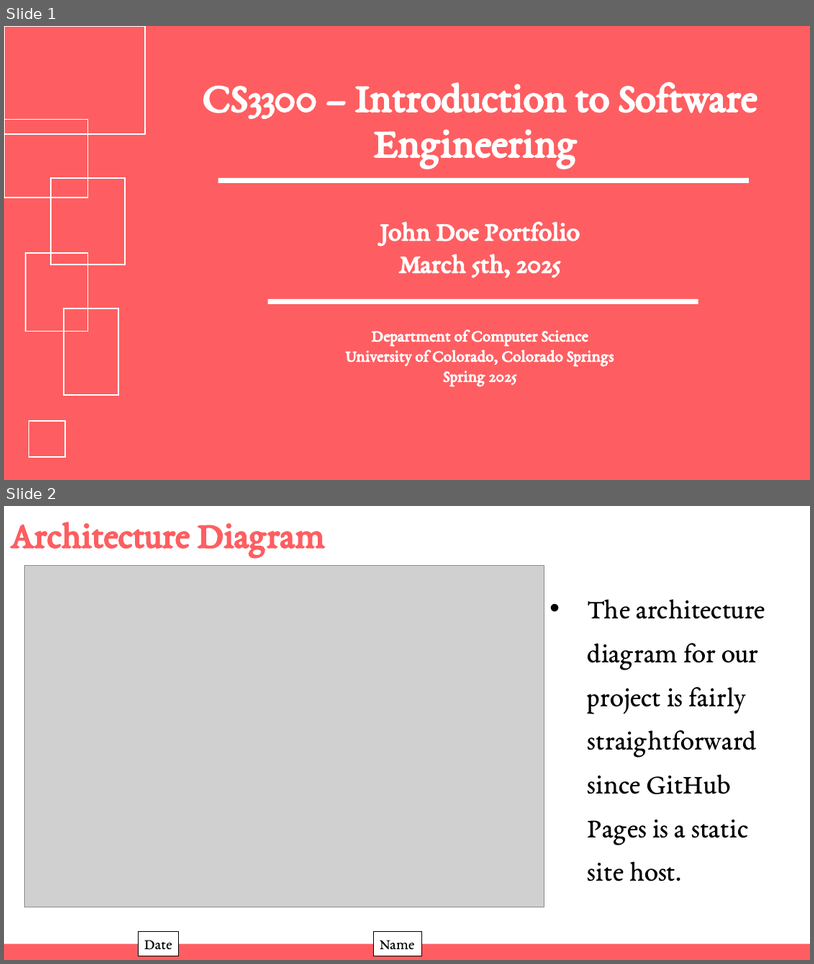
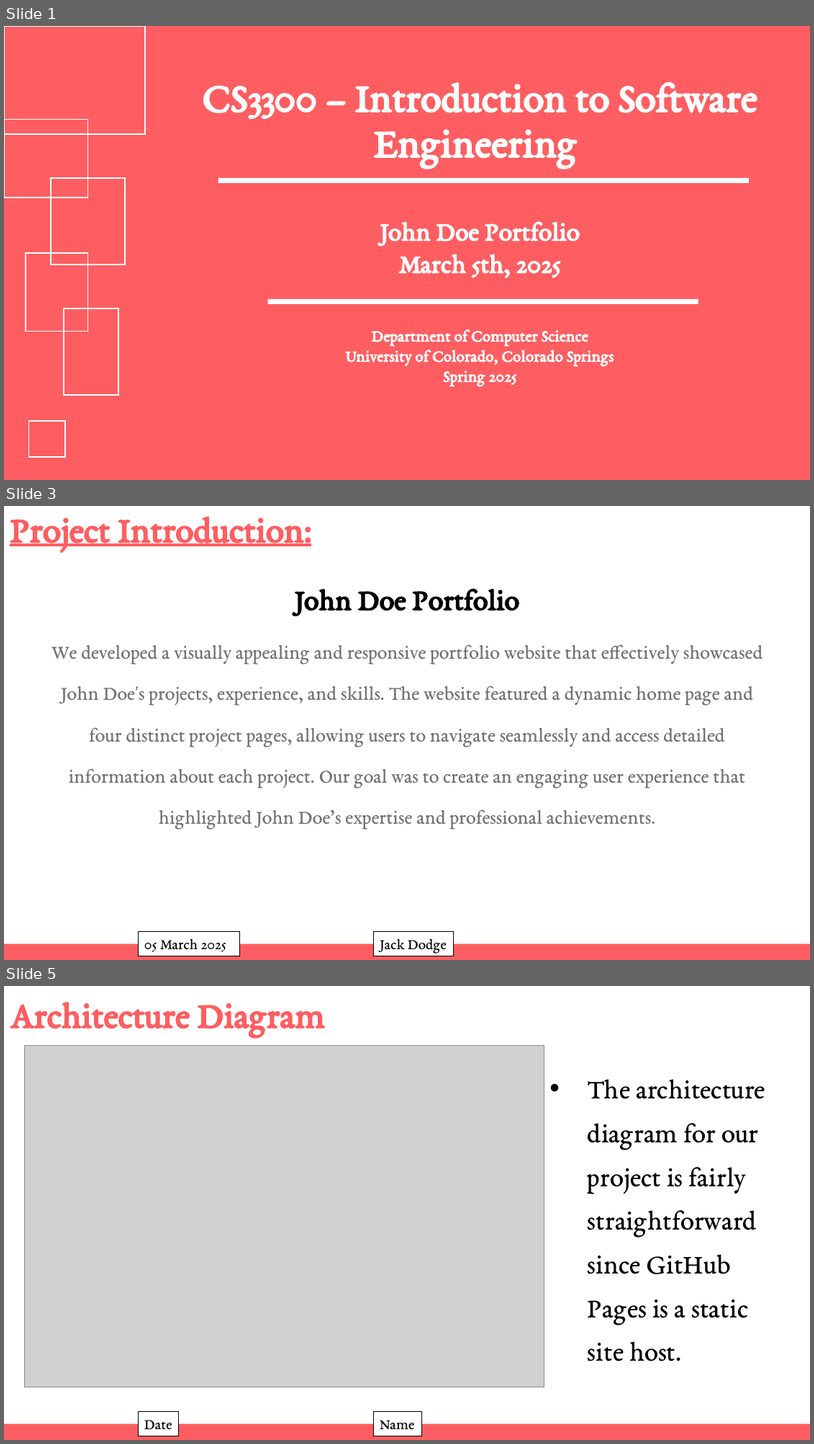
Before and after one commit to WManison/WManison.github.io, a slide deck: docs/CS3300 – Introduction to Software Engineering - Final.pptx. Shown one above the other, each under a label of ours: slides 1 and 2 before the commit, slides 1, 3 and 5 after it; the slides between them are not shown. The pictures are 814x964 and 814x1444 pixels, drawn with LibreOffice and Linux fonts; fonts in the diff are those of the drawing; grey boxes stand for pictures. Boxes give left, top, right and bottom in pixels: in the first picture for what was removed or moved away, otherwise in the second. Text is boxed around its words. In the diff, an @@ line names an element or a change of style, - is before the commit and + after.

```diff
--- a/docs/CS3300 – Introduction to Software Engineering - Final.pptx
+++ b/docs/CS3300 – Introduction to Software Engineering - Final.pptx
@@ slide 3 added at (4, 506, 810, 960), background #FFFFFF @@
@@ title added at (10, 516, 311, 551), 44 pt, text #FE5E61, bold, underline @@
+Project Introduction:
@@ text added at (295, 588, 520, 616), 36 pt, text #000000, bold @@
+John Doe Portfolio
@@ text added at (52, 645, 763, 829), 24 pt, text #727272 @@
+We developed a visually appealing and responsive portfolio website that effectively showcased John Doe's projects, experience, and skills. The website featured a dynamic home page and four distinct project pages, allowing users to navigate seamlessly and access detailed information about each project. Our goal was to create an engaging user experience that highlighted John Doe’s expertise and professional achievements.
@@ rectangle added at (139, 932, 239, 955), fill #FFFFFF, outline #000000 0.75 pt, 18 pt, text #000000 @@
+05 March 2025
@@ rectangle added at (374, 932, 453, 955), fill #FFFFFF, outline #000000 0.75 pt, 18 pt, text #000000 @@
+Jack Dodge
@@ rectangle added at (4, 943, 810, 960), fill #FE5E61 @@
@@ what was slide 2 is now slide 5 @@
```
Also in this commit, not shown: 13 other slides added, 1 slide removed.
